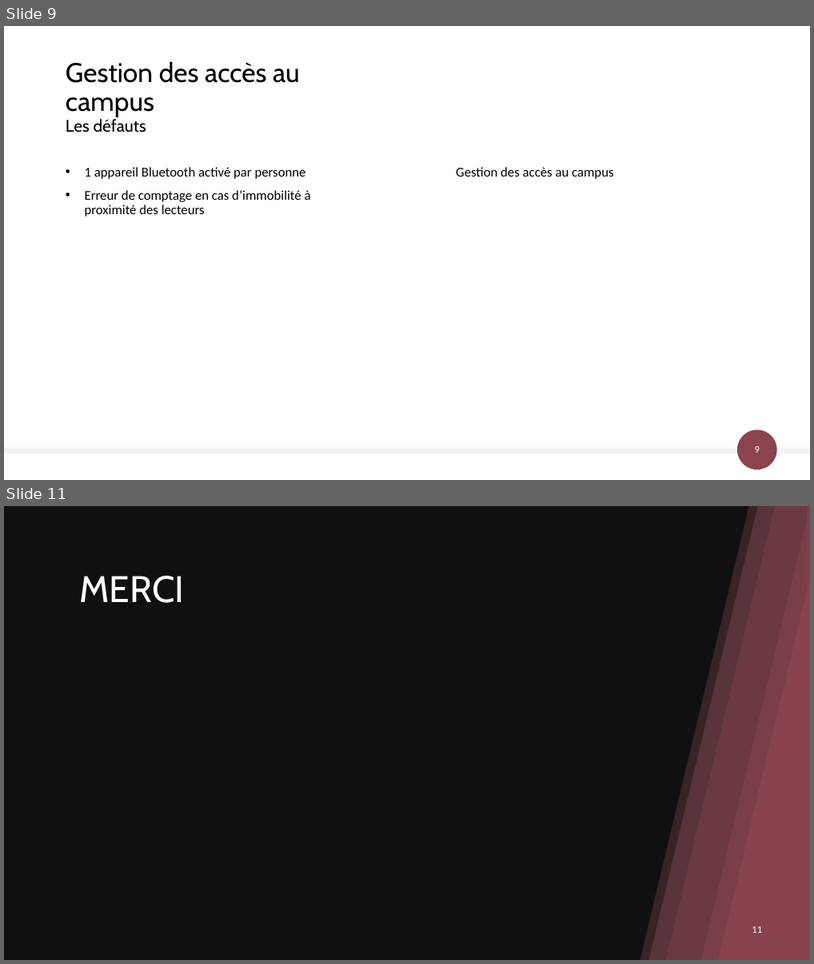
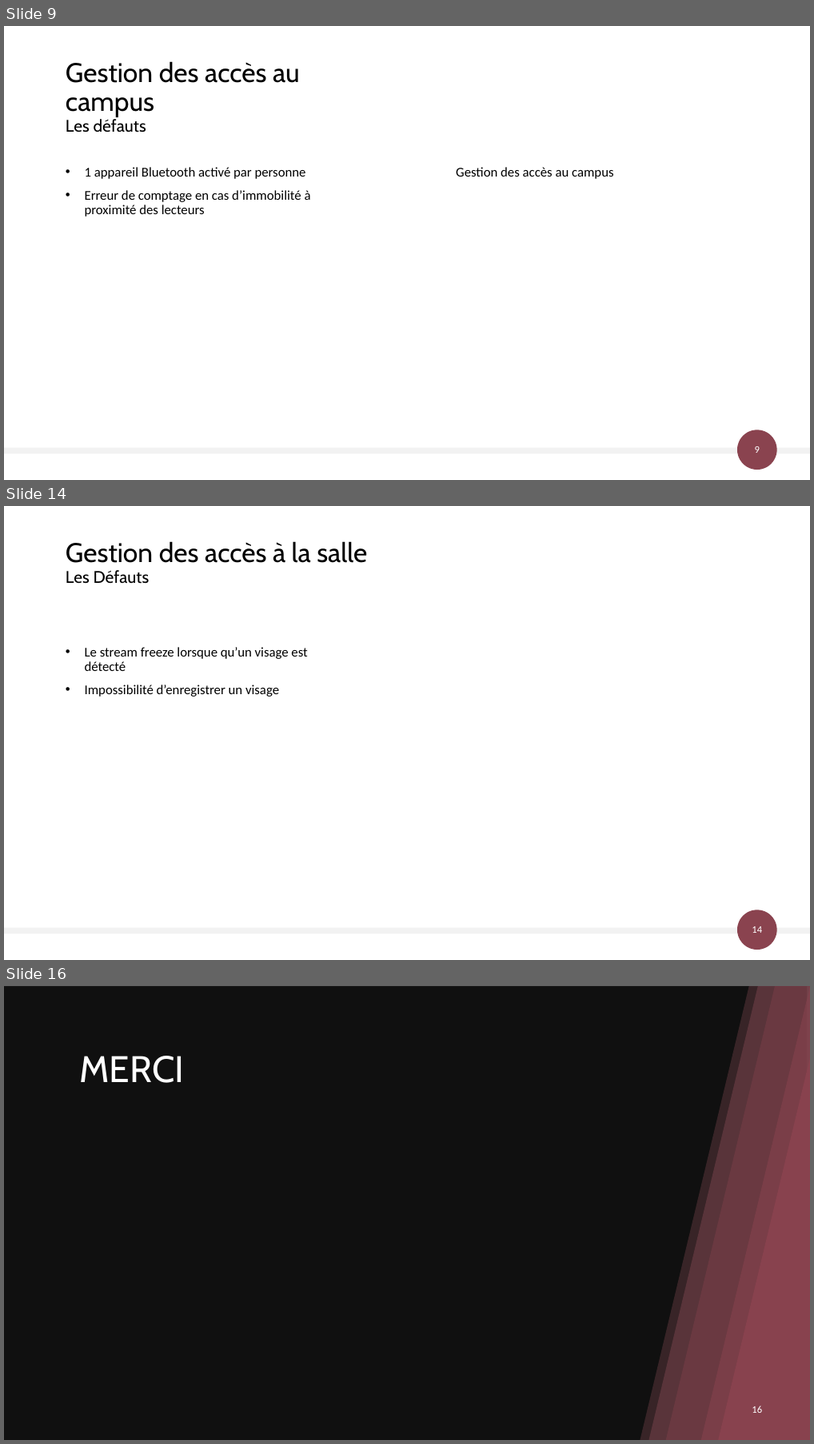
Before and after one commit to AlexandreSaxemard/GestionAccesBatiment, a slide deck: Docs/Gestion des accès au bâtiment.pptx. Shown one above the other, each under a label of ours: slides 9 and 11 before the commit, slides 9, 14 and 16 after it; the slides between them are not shown. The pictures are 814x964 and 814x1444 pixels, drawn with LibreOffice and Linux fonts; fonts in the diff are those of the drawing; background and template pictures are left out; a plain dark background stands for a picture behind light text. Boxes give left, top, right and bottom in pixels: in the first picture for what was removed or moved away, otherwise in the second. Text is boxed around its words. In the diff, an @@ line names an element or a change of style, - is before the commit and + after.

Commit message:
Présentation

```diff
--- a/Docs/Gestion des accès au bâtiment.pptx
+++ b/Docs/Gestion des accès au bâtiment.pptx
@@ slide 14 added at (4, 506, 810, 960), background #FFFFFF; not listed: 3 template elements that a slide beside it also shows @@
@@ title added at (66, 541, 367, 584), 32 pt, text #000000 @@
+Gestion des accès à la salle
+Les Défauts
@@ text added at (85, 647, 307, 696), 16 pt, text #000000 @@
+• Le stream freeze lorsque qu’un visage est détecté
+• Impossibilité d’enregistrer un visage
@@ what was slide 11 is now slide 16 @@
@@ page number at (752, 1405, 762, 1412): text changed @@
-11
+16
```
Also in this commit, not shown: 4 other slides added.
